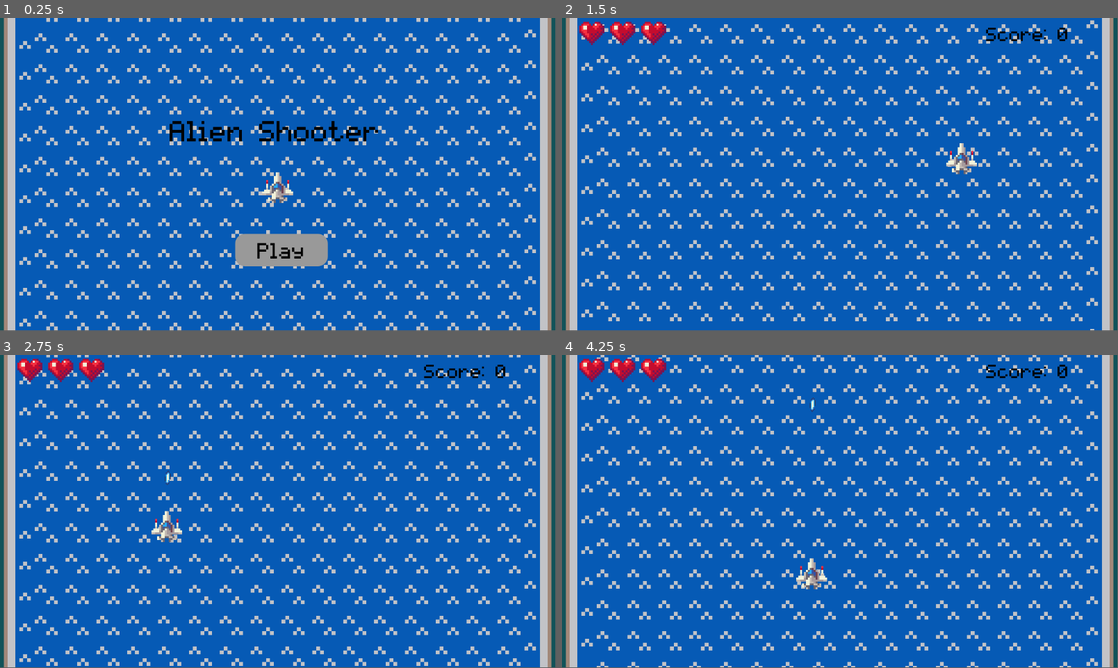
Above: before the commit, frames 1-4 (two rows, left to right).
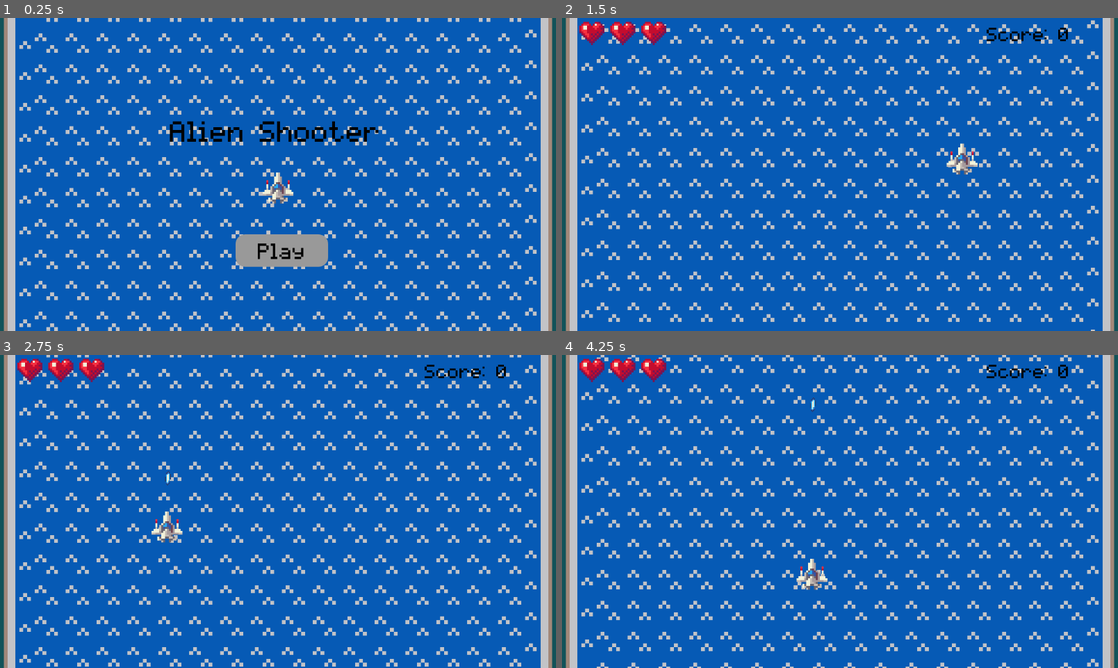
Above: after the commit, the same moments.

Repository: Dz373/ToyBoxJam2025
Game: Godot game, scene res://title_page.tscn
The game is run twice, just before and just after one commit, with the same random seed, the same clock (stepped at 60 frames per second) and the same inputs. Sound files missing from this copy of the repository are replaced by a short silence.
Inputs (mouse positions are in pixels of both pictures, inside the frame that each line leads up to):
- Up to frame 1 (0.25 s): no input
- Up to frame 2 (1.5 s): click "Play" at 0.5 s; move the mouse to (962, 158) at 1.27 s
- Up to frame 3 (2.75 s): move the mouse to (166, 527) at 2.02 s
- Up to frame 4 (4.25 s): move the mouse to (895, 442) at 2.77 s; move the mouse to (812, 574) at 3.52 s
In our replay, the window is 799x449 before the commit and 800x450 after it. These sizes can differ from the game's own. Grey fills any space a smaller window leaves; there, only what the larger window draws over its background counts as a difference.

The runs differ from the first frame. In frame 1, 6.9% of the frame differs, in the area x 0-100%, y 0-100%; in frame 2, 6.5%; in frame 3, 6.7%; in frame 4, 6.7%.

Commit message:
bug fixes

Diff:
--- a/Prefabs/enemy.tscn
+++ b/Prefabs/enemy.tscn
@@ -8,7 +8,6 @@
 
 [node name="Enemy" type="Node2D"]
 script = ExtResource("1_lgw76")
-up_percent = 0.2
 
 [node name="Sprite2D" type="Sprite2D" parent="."]
 texture = ExtResource("2_t4g6b")
--- a/Prefabs/enemy_shooter.tscn
+++ b/Prefabs/enemy_shooter.tscn
@@ -10,7 +10,7 @@
 script = ExtResource("1_uegmd")
 health = 2
 score = 75
-up_percent = 0.4
+up_percent = 0.2
 
 [node name="Sprite2D" type="Sprite2D" parent="."]
 texture = ExtResource("1_1np0l")
--- a/Prefabs/enemy_shooter2.tscn
+++ b/Prefabs/enemy_shooter2.tscn
@@ -9,7 +9,7 @@
 [node name="EnemyShooter" type="Node2D"]
 script = ExtResource("1_obnf2")
 score = 100
-up_percent = 0.3
+up_percent = 0.2
 
 [node name="Sprite2D" type="Sprite2D" parent="."]
 modulate = Color(0, 1, 1, 1)
--- a/Scripts/game_manager.gd
+++ b/Scripts/game_manager.gd
@@ -111,6 +111,7 @@
 			new_enemy.health *= hp_mult
 
 			enemy_manager.add_child(new_enemy)
+		await get_tree().create_timer(1).timeout
 
 
 func diagonal_wave():
@@ -159,7 +160,7 @@
 func get_time_string(time: int)->String:
 	var minute = time / 60
 	var second = time % 60
-	return str(minute) + ":" + str(second)
+	return "%d:%02d" % [minute, second]
 
 func enemy_death():
 	$EnemyDeath.play()
--- a/Scripts/ship.gd
+++ b/Scripts/ship.gd
@@ -32,9 +32,8 @@
 	explosion_prefab = preload("res://Prefabs/explosion.tscn")
 	tracker_prefab = preload("res://Prefabs/tracker_shot.tscn")
 
-func _unhandled_input(event: InputEvent) -> void:
-	if event is InputEventMouseMotion:
-		position = get_global_mouse_position()
+func _process(_delta: float) -> void:
+	position = get_global_mouse_position()
 
 func shoot(projectile, dir:Vector2):
 	var shot = bullet_prefab.instantiate()
--- a/project.godot
+++ b/project.godot
@@ -15,6 +15,10 @@
 config/features=PackedStringArray("4.5", "GL Compatibility")
 config/icon="res://icon.svg"
 
+[display]
+
+window/stretch/mode="viewport"
+
 [layer_names]
 
 2d_physics/layer_1="Player"
Not shown, added: export_presets.cfg
